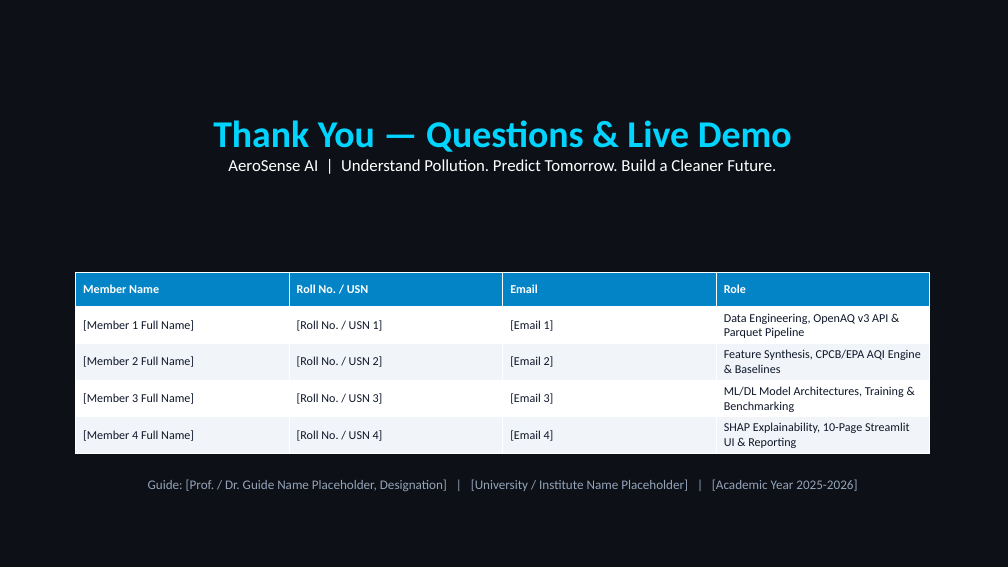
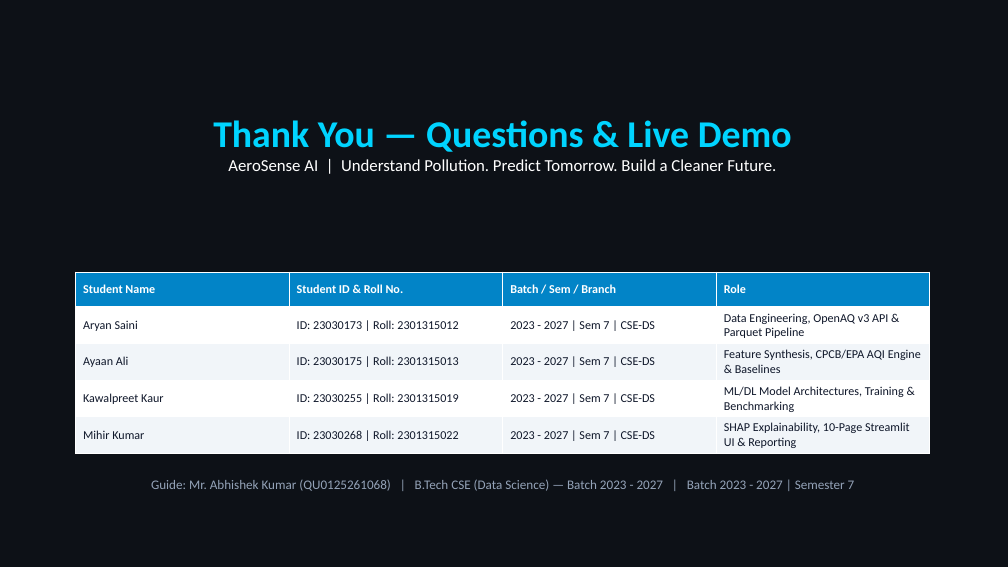
Before and after one commit to Mihir-1069/AeroSense, a slide deck: slide 16 of reports/AeroSense_Presentation.pptx. Drawn at 1008x567 pixels with LibreOffice and Linux fonts; fonts in the diff are those of the drawing. Boxes give left, top, right and bottom in pixels: in the first picture for what was removed or moved away, otherwise in the second. Text is boxed around its words. In the diff, an @@ line names an element or a change of style, - is before the commit and + after.

Commit message:
Update team, roll numbers, faculty guide, and regenerate all academic deliverables

```diff
--- a/reports/AeroSense_Presentation.pptx
+++ b/reports/AeroSense_Presentation.pptx
@@ table at box(76, 272, 932, 452) @@
-row 1: Member Name | Roll No. / USN | Email | Role
+row 1: Student Name | Student ID & Roll No. | Batch / Sem / Branch | Role
-row 2: [Member 1 Full Name] | [Roll No. / USN 1] | [Email 1] | Data Engineering, OpenAQ v3 API & Parquet Pipeline
+row 2: Aryan Saini | ID: 23030173 | Roll: 2301315012 | 2023 - 2027 | Sem 7 | CSE-DS | Data Engineering, OpenAQ v3 API & Parquet Pipeline
-row 3: [Member 2 Full Name] | [Roll No. / USN 2] | [Email 2] | Feature Synthesis, CPCB/EPA AQI Engine & Baselines
+row 3: Ayaan Ali | ID: 23030175 | Roll: 2301315013 | 2023 - 2027 | Sem 7 | CSE-DS | Feature Synthesis, CPCB/EPA AQI Engine & Baselines
-row 4: [Member 3 Full Name] | [Roll No. / USN 3] | [Email 3] | ML/DL Model Architectures, Training & Benchmarking
+row 4: Kawalpreet Kaur | ID: 23030255 | Roll: 2301315019 | 2023 - 2027 | Sem 7 | CSE-DS | ML/DL Model Architectures, Training & Benchmarking
-row 5: [Member 4 Full Name] | [Roll No. / USN 4] | [Email 4] | SHAP Explainability, 10-Page Streamlit UI & Reporting
+row 5: Mihir Kumar | ID: 23030268 | Roll: 2301315022 | 2023 - 2027 | Sem 7 | CSE-DS | SHAP Explainability, 10-Page Streamlit UI & Reporting
@@ text at box(151, 479, 855, 491): text changed @@
-Guide: [Prof. / Dr. Guide Name Placeholder, Designation] | [University / Institute Name Placeholder] | [Academic Year 2025-2026]
+Guide: Mr. Abhishek Kumar (QU0125261068) | B.Tech CSE (Data Science) — Batch 2023 - 2027 | Batch 2023 - 2027 | Semester 7
```
Also in this commit, not shown: 1 other slide changed, 20 other files.
